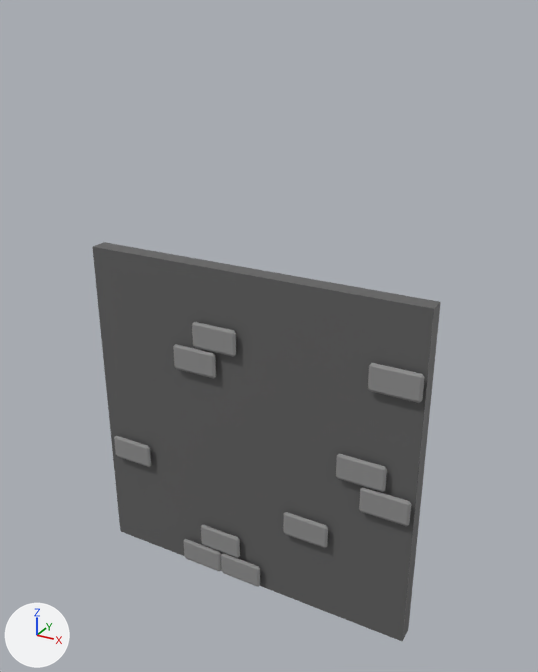
Two versions of the FBX model Assets/Models/wall1.fbx, one commit apart.
One viewpoint serves both versions: a camera (50 mm lens) standing at (5.58, -9.49, 9.74) and looking at (0.27, 0.18, 4.91). Arrows for +X, +Y and +Z are at lower left; the lights stay in place.

Objects in the first picture: 'Wall1'.
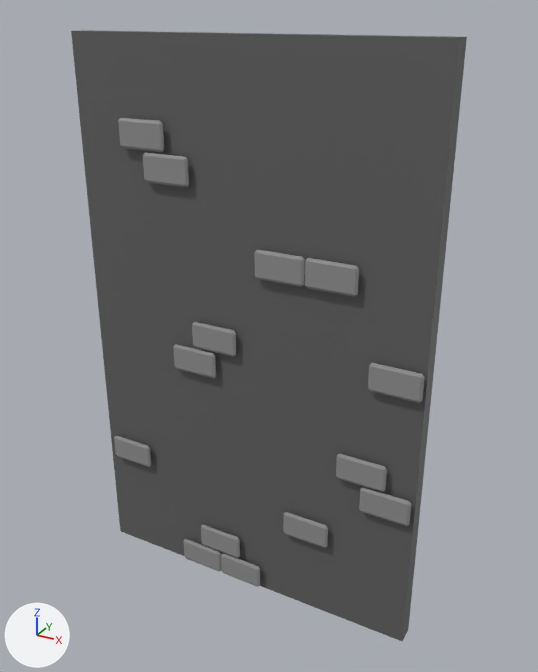
Commit message: Made Walls Taller
Much taller walls

Changed parts and their boxes [x1, y1, x2, y2] in the pictures (538 x 672 px; the box of a moved part takes in the faces that stretch with it):
'Wall1', reshaped (13% wider, 53% taller): before [92, 242, 441, 641]; after [71, 30, 467, 641]
part 1 of me_cube_044, added: after [143, 152, 189, 187]
part 2 of me_cube_044, added: after [118, 118, 164, 152]
part 3 of me_cube_044, added: after [254, 249, 305, 287]
part 4 of me_cube_044, added: after [305, 258, 359, 297]
part 5 of me_cube_044, moved or reshaped: before [92, 242, 441, 311]; after [71, 30, 467, 311]

What changed in the scene script:
```text
Change me_cube_044:
    used by ob_wall1; location = (0.0, 0.0, 0.0)
    remove me_cube_044.from_pydata(...)  # 208 vertices, 176 faces; spans x -3.0..3.0, y -0.27..0.15, z 0.01..6.01
    add me_cube_044.from_pydata(...)  # 288 vertices, 244 faces; spans x -3.0..3.0, y -0.27..0.15, z 0.01..9.43
    me_cube_044 part 1: the loose piece of 20 vertices spanning x -0.93..-0.11, y -0.27..-0.23, z 4.62..5.08 is copied, and the copy is moved by (-0.78, 0.0, 2.65); it spans x -1.71..-0.89, y -0.27..-0.23, z 7.27..7.72
    me_cube_044 part 2: the loose piece of 20 vertices spanning x -0.93..-0.11, y -0.27..-0.23, z 4.62..5.08 is copied, and the copy is moved by (-1.2, 0.0, 3.14); it spans x -2.13..-1.31, y -0.27..-0.23, z 7.76..8.21
    me_cube_044 part 3: the loose piece of 20 vertices spanning x -0.93..-0.11, y -0.27..-0.23, z 4.62..5.08 is copied, and the copy is moved by (1.19, 0.0, 1.4); it spans x 0.26..1.08, y -0.27..-0.23, z 6.01..6.47
    me_cube_044 part 4: the loose piece of 20 vertices spanning x 2.16..2.98, y -0.27..-0.23, z 4.59..5.05 is copied, and the copy is moved by (-1.06, 0.0, 1.42); it spans x 1.09..1.92, y -0.27..-0.23, z 6.01..6.47
    me_cube_044 part 5
    4 vertices are removed from x -3.0..3.0, y -0.15..0.15, z 6.01
    5 faces are deleted
    4 vertices are added at (-3.0, -0.15, 9.43), (-3.0, 0.15, 9.43), (3.0, -0.15, 9.43), (3.0, 0.15, 9.43)
    5 new faces join them, mat_material_001 (dark grey #616161)
```
